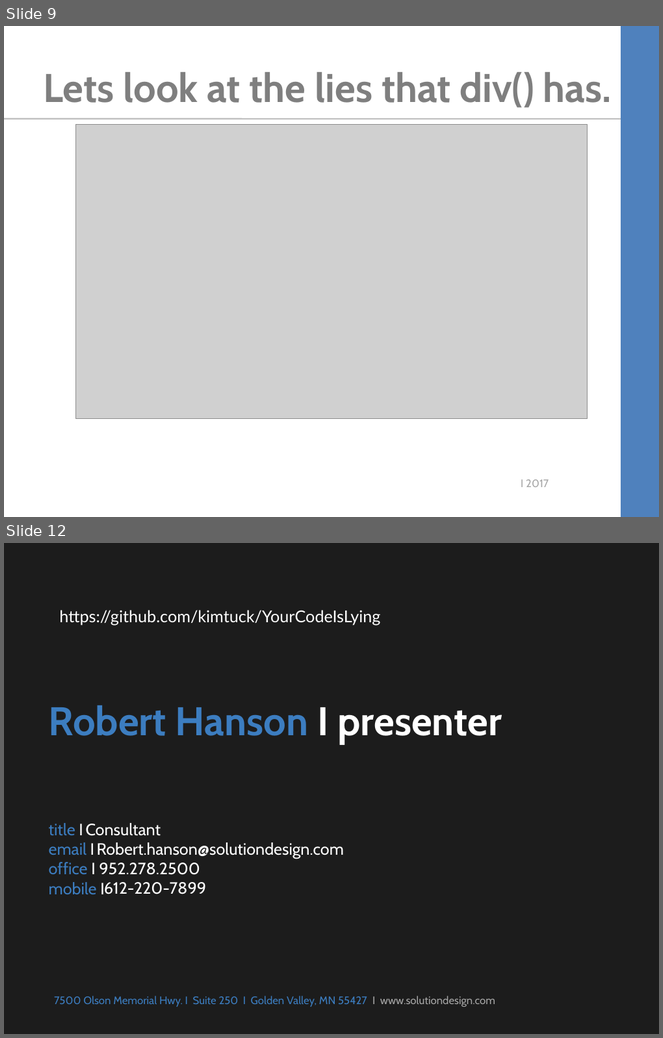
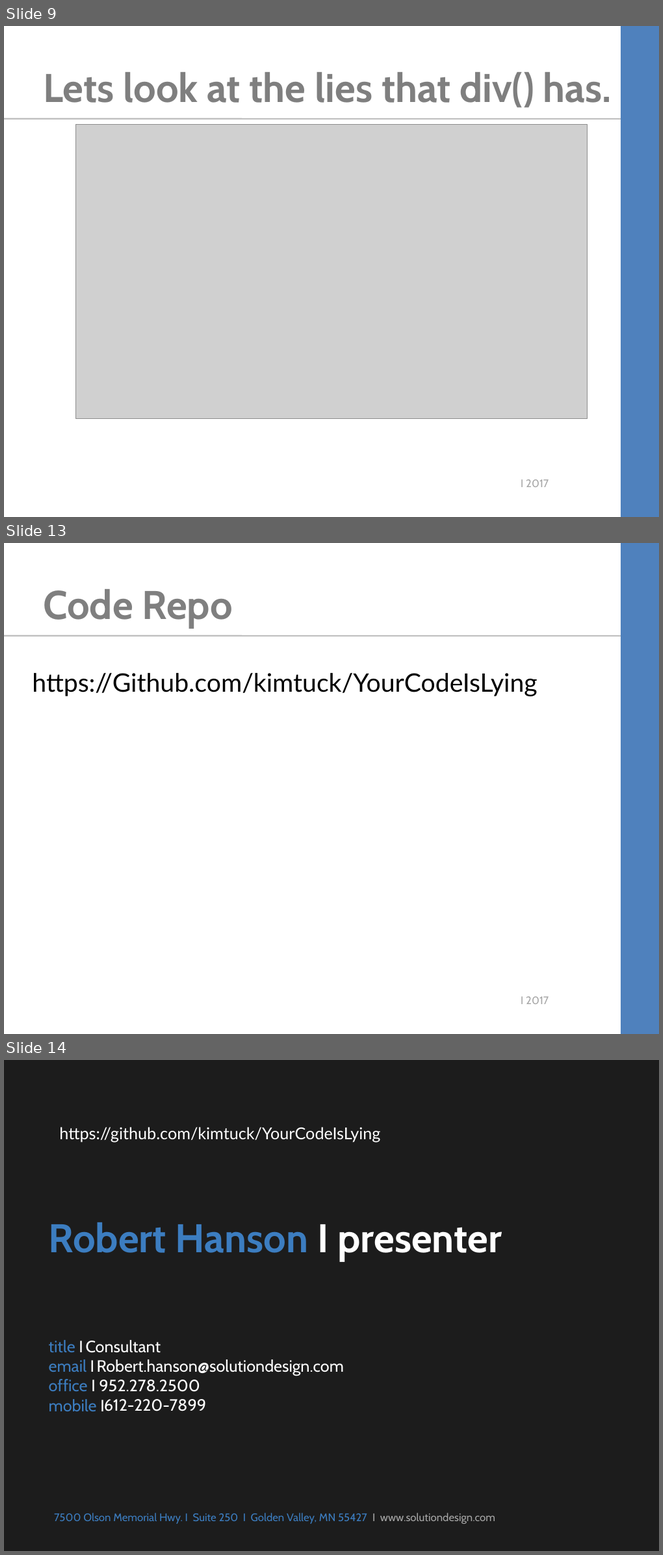
Before and after one commit to kimtuck/YourCodeIsLying, a slide deck: YourCodeIsLying.ppt. Shown one above the other, each under a label of ours: slides 9 and 12 before the commit, slides 9, 13 and 14 after it; the slides between them are not shown. The pictures are 663x1038 and 663x1555 pixels, drawn with LibreOffice and Linux fonts; fonts in the diff are those of the drawing; grey boxes stand for pictures; background and template pictures are left out. Boxes give left, top, right and bottom in pixels: in the first picture for what was removed or moved away, otherwise in the second. Text is boxed around its words. In the diff, an @@ line names an element or a change of style, - is before the commit and + after.

```diff
--- a/YourCodeIsLying.ppt
+++ b/YourCodeIsLying.ppt
@@ slide 13 added at bbox=[4, 543, 659, 1034], background #FFFFFF; not listed: 3 template elements that a slide beside it also shows @@
@@ title added at bbox=[43, 589, 233, 628], 44 pt, text #7F7F7F, bold @@
+Code Repo
@@ text added at bbox=[32, 673, 537, 696], 28 pt, text #000000 @@
+https://Github.com/kimtuck/YourCodeIsLying
@@ what was slide 12 is now slide 14 @@
```
Also in this commit, not shown: 1 slide changed, 2 other slides added, 1 slide removed, 3 other files.
